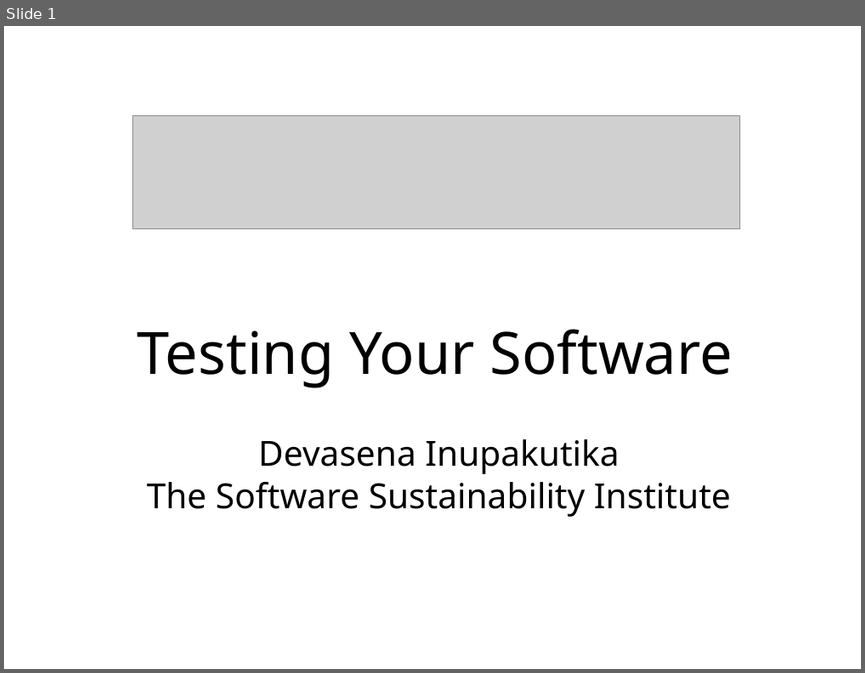
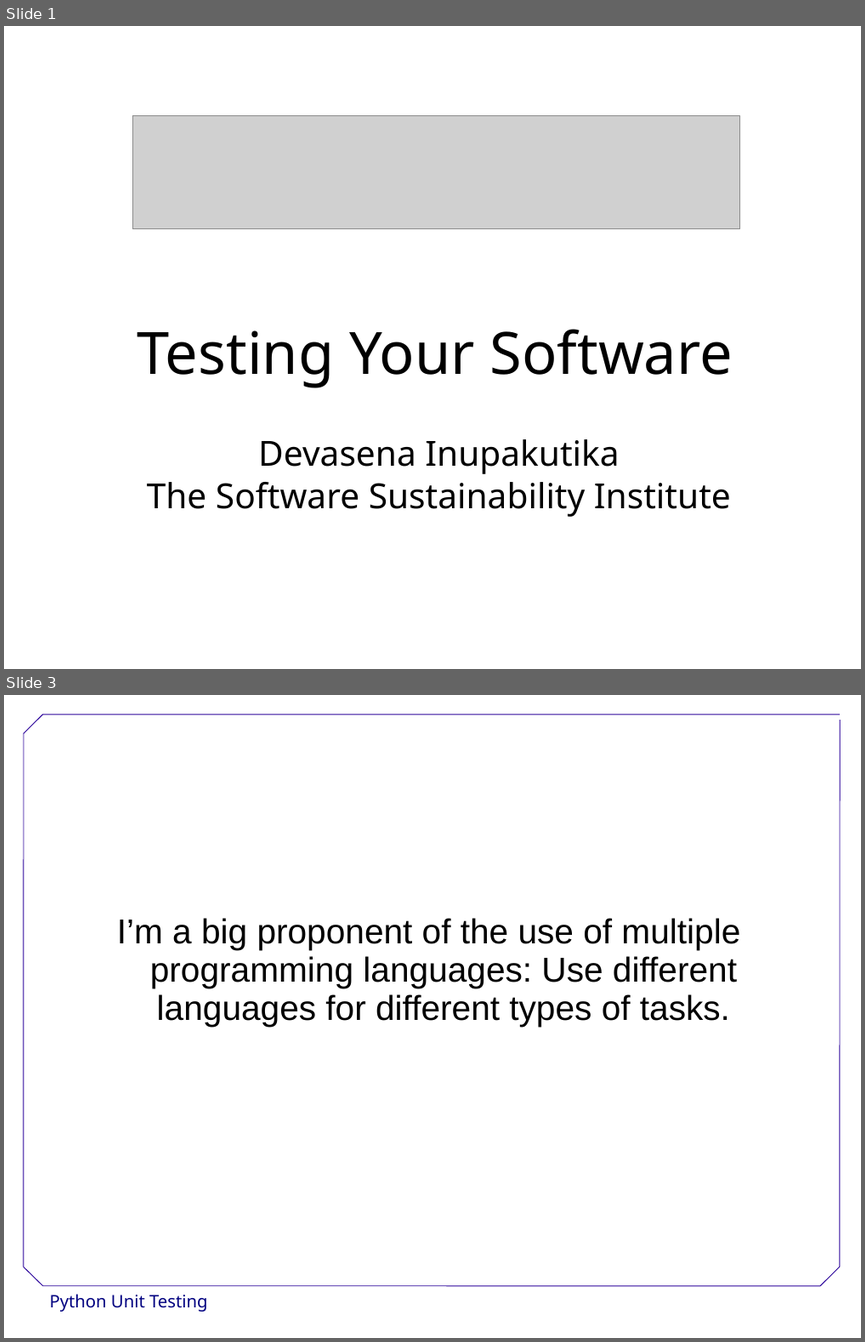
Before and after one commit to DevasenaInupakutika/2014-06-25-Reading, a slide deck: Python-Unit-Testing.ppt. Shown one above the other, each under a label of ours: slide 1 before the commit, slides 1 and 3 after it; the slides between them are not shown. The pictures are 865x673 and 865x1342 pixels, drawn with LibreOffice and Linux fonts; fonts in the diff are those of the drawing; grey boxes stand for pictures; background and template pictures are left out. Boxes give left, top, right and bottom in pixels: in the first picture for what was removed or moved away, otherwise in the second. Text is boxed around its words. In the diff, an @@ line names an element or a change of style, - is before the commit and + after.

Commit message:
Updated testing slides

```diff
--- a/Python-Unit-Testing.ppt
+++ b/Python-Unit-Testing.ppt
@@ slide 3 added at (4, 695, 861, 1338), background #FFFFFF @@
@@ text added at (117, 918, 740, 1027), 32 pt, text #000000 @@
+I’m a big proponent of the use of multiple programming languages: Use different languages for different types of tasks.
@@ group added at (24, 715, 840, 1286): 7 lines @@
@@ text added at (50, 1293, 207, 1311), 16 pt, text #000080 @@
+Python Unit Testing
@@ rectangle added at (715, 1286, 823, 1317), fill #FFFFFF @@
```
Also in this commit, not shown: 1 slide changed, 2 other slides added.
